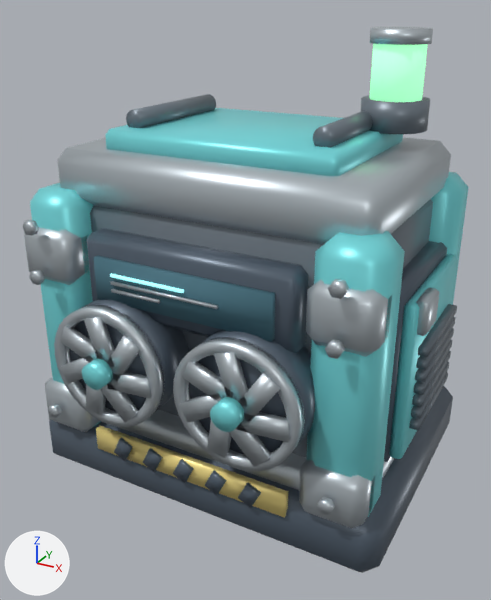
The glTF model assets/props/pump_ultra.glb as it was, and as the next commit left it.
Rendered twice from a camera (50 mm lens) standing at (1.134, -2.15, 1.733) and looking at (0.009, -0.105, 0.711). Every picture has the same lights, and +X, +Y and +Z are marked at lower left. The picture after the commit comes second. Where no turn or scale is listed for an object, it has been applied to the vertices.

Names of what the first picture shows: 'Base_black', 'Body_black', 'CornerGuard_steel', 'FanBlade_steel', 'FanGuard_steel', 'Fan_black', 'Frame_cyan', 'Housing_dark', 'RoofPanel_cyan', 'ScreenGraphics_glow', 'ScreenGraphics_steel', 'ScreenSurface_screen', 'ServiceDoor_cyan', 'TopCap_steel' and 12 more.
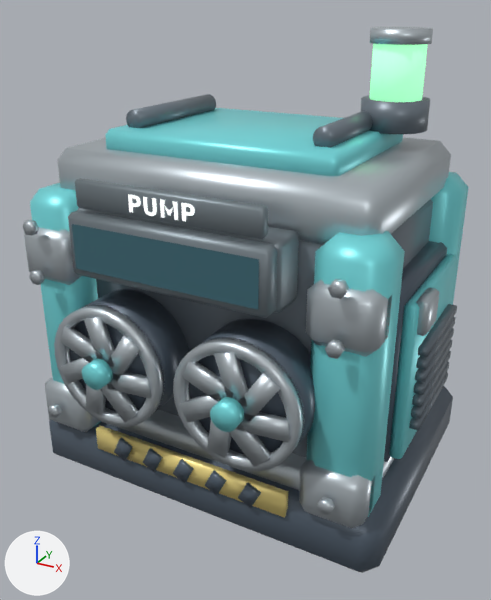
Changed parts and their boxes (x1, y1, x2, y2) in the pictures (491 x 600 px):
'Body_black', deleted: before (87, 228, 308, 353)
'LiveViewSurface_glass', added (cyan): after (72, 224, 259, 310)
'ScreenSurface_screen', deleted (cyan): before (93, 255, 275, 342)
'LiveViewSurfaceFrame_frame', added: after (68, 210, 278, 318)
'TypePlate_frame', added: after (75, 178, 268, 239)
'ScreenMount_frame', added: after (78, 208, 299, 313)
'ScreenGraphics_steel', deleted: before (110, 281, 218, 309)
'TypeLabel_white', added: after (128, 194, 195, 222)
'ScreenGraphics_glow', deleted: before (110, 273, 184, 293)

The change, as a diff of the scene's bpy script:
```diff
--- a/assets/props/pump_ultra.glb.py
+++ b/assets/props/pump_ultra.glb.py
@@ me_liveviewsurface_glass @@
+me_liveviewsurface_glass.from_pydata([(-0.331, -0.616, 0.945), (0.331, -0.616, 0.945), (0.331, -0.616, 1.095), (-0.331, -0.616, 1.095)], [], [(0, 1, 2), (0, 2, 3)])
+me_liveviewsurface_glass.materials.append(mat_glass)  # cyan #477380
@@ ob_body_black @@
-ob_body_black = bpy.data.objects.new('Body_black', me_body_black)
@@ ob_screensurface_screen @@
-ob_screensurface_screen = bpy.data.objects.new('ScreenSurface_screen', me_screensurface_screen)
@@ ob_screengraphics_glow @@
-ob_screengraphics_glow = bpy.data.objects.new('ScreenGraphics_glow', me_screengraphics_glow)
@@ ob_screengraphics_steel @@
-ob_screengraphics_steel = bpy.data.objects.new('ScreenGraphics_steel', me_screengraphics_steel)
@@ ob_typelabel_white @@
+ob_typelabel_white = bpy.data.objects.new('TypeLabel_white', me_typelabel_white)  # 83 vertices, 77 faces; spans x -0.116..0.116, y -0.595, z 1.158..1.212; in mat_white (white #f4f8f7, glowing light grey #d7dbd9)
+ob_typelabel_white.location = (0.0, 0.0, 0.0)
@@ ob_typeplate_frame @@
+ob_typeplate_frame = bpy.data.objects.new('TypePlate_frame', me_typeplate_frame)  # 24 vertices, 44 faces; spans x -0.331..0.331, y -0.592..-0.556, z 1.14..1.23; in mat_frame (grey #828d94)
+ob_typeplate_frame.location = (0.0, 0.0, 0.0)
@@ ob_liveviewsurface_glass @@
+ob_liveviewsurface_glass = bpy.data.objects.new('LiveViewSurface_glass', me_liveviewsurface_glass)
+ob_liveviewsurface_glass.location = (0.0, 0.0, 0.0)
@@ ob_liveviewsurfaceframe_frame @@
+ob_liveviewsurfaceframe_frame = bpy.data.objects.new('LiveViewSurfaceFrame_frame', me_liveviewsurfaceframe_frame)  # 24 vertices, 44 faces; spans x -0.361..0.361, y -0.612..-0.548, z 0.915..1.125; in mat_frame (grey #828d94)
+ob_liveviewsurfaceframe_frame.location = (0.0, 0.0, 0.0)
@@ ob_screenmount_frame @@
+ob_screenmount_frame = bpy.data.objects.new('ScreenMount_frame', me_screenmount_frame)  # 56 vertices, 108 faces; spans x -0.369..0.369, y -0.562..-0.422, z 0.91..1.13; in mat_frame (grey #828d94)
+ob_screenmount_frame.location = (0.0, 0.0, 0.0)
```
